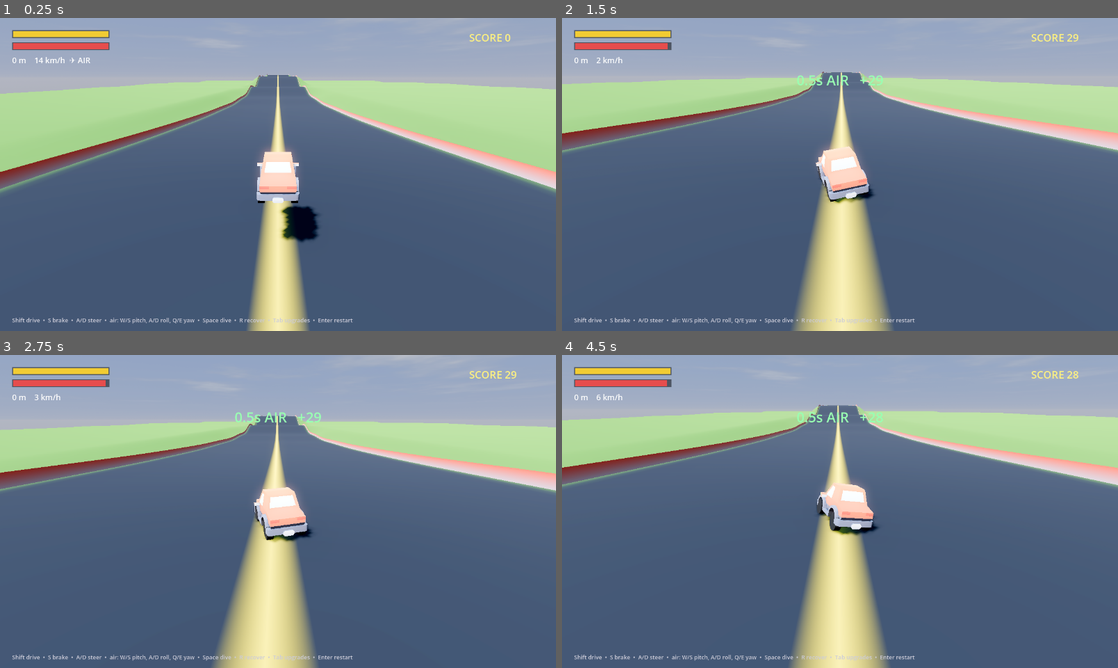
Above: before the commit, frames 1-4 (two rows, left to right).
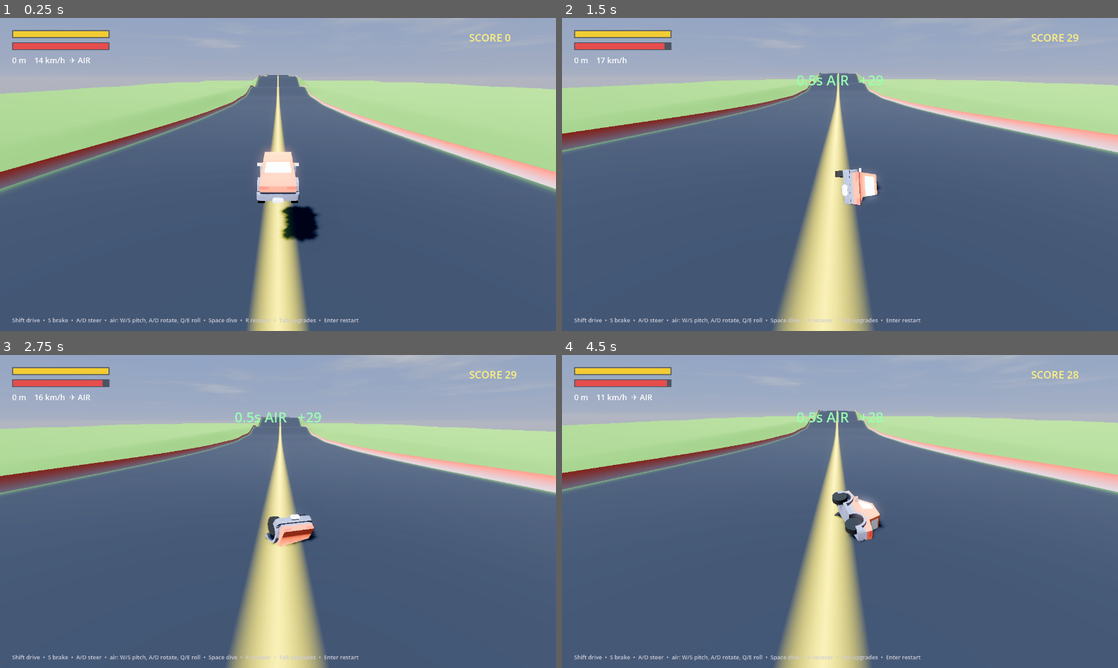
Above: after the commit, the same moments.

Repository: MilkManManiac/HillClimbRacer
Game: Godot game, scene res://scenes/HillClimb.tscn
Same seed, same stepped clock (60 frames per second), same inputs: the game is played once before the commit and once after it.
Inputs (mouse positions are in pixels of both pictures, inside the frame that each line leads up to):
- Up to frame 1 (0.25 s): no input
- Up to frame 2 (1.5 s): tap Enter at 0.5 s; move the mouse to (962, 158) at 0.52 s; hold D (turn_right) 0.53-1.25 s; hold Q 0.53-1.25 s; click (962, 158) at 0.67 s; tap Space at 0.77 s; drag from (728, 190) to (812, 237) at 1.27 s
- Up to frame 3 (2.75 s): move the mouse to (333, 442) at 2.02 s; hold D (turn_right) from 2.03 s (still down); hold Q from 2.03 s (still down)
- Up to frame 4 (4.5 s): release D (turn_right) at 2.75 s; release Q at 2.75 s; drag from (812, 574) to (673, 464) at 2.77 s; move the mouse to (1006, 558) at 3.52 s; hold A (turn_left) 3.53-4.25 s; hold Q 3.53-4.25 s; tap Enter at 3.6 s; tap Space at 3.77 s; drag from (673, 464) to (756, 433) at 4.27 s

The runs differ from the first frame. In frame 1, 0.2% of the frame differs, in the area x 29-65%, y 95-98%; in frame 2, 9.6%; in frame 3, 9.3%; in frame 4, 14%, in the area x 0-100%, y 12-100%.

Commit message:
HC: fix landing momentum loss (body no longer scrubs on terrain), swap air yaw/roll
- Terrain on collision layer 1 (suspension raycasts), guardrails on layer 2; car body
  collision_mask=2 so the chassis only hits rails, never drags on the ground when
  landing -> momentum preserved (remaining drop at high speed is just the soft cap)
- Air controls swapped: A/D = yaw (rotate), Q/E = roll

Co-Authored-By: Claude Opus 4.8 (1M context) <noreply@anthropic.com>

Diff:
--- a/scripts/hc/HCCar.gd
+++ b/scripts/hc/HCCar.gd
@@ -60,6 +60,9 @@
 	gravity_scale = 0.0          # we apply gravity manually; avoid double gravity
 	angular_damp = 0.2
 	linear_damp = 0.01           # very low so momentum carries (fast arcade feel)
+	# the body only collides with guardrails (layer 2); the TERRAIN (layer 1) is handled
+	# by the suspension raycasts, so a landing never scrubs speed on the chassis box
+	collision_mask = 2
 	center_of_mass_mode = RigidBody3D.CENTER_OF_MASS_MODE_CUSTOM
 	center_of_mass = Vector3(0, -0.4, 0)
 	fuel = max_fuel
@@ -149,14 +152,14 @@
 		var pitch := pitch_in                      # W nose up / S nose down
 		if diving:
 			pitch -= 1.0                           # dive also pitches the nose down
-		var yaw := 0.0
-		if Input.is_key_pressed(KEY_Q): yaw += 1.0
-		if Input.is_key_pressed(KEY_E): yaw -= 1.0
-		apply_torque(right * pitch * air_pitch_torque * mass)
-		apply_torque(fwd * -steer_in * air_roll_torque * mass)
-		apply_torque(up * yaw * air_yaw_torque * mass)
+		var qe := 0.0
+		if Input.is_key_pressed(KEY_Q): qe += 1.0
+		if Input.is_key_pressed(KEY_E): qe -= 1.0
+		apply_torque(right * pitch * air_pitch_torque * mass)   # W/S = pitch
+		apply_torque(up * steer_in * air_yaw_torque * mass)     # A/D = yaw (rotate)
+		apply_torque(fwd * qe * air_roll_torque * mass)         # Q/E = roll
 		# arrest rotation quickly once the controls are released
-		var rot_input: float = absf(pitch) + absf(steer_in) + absf(yaw)
+		var rot_input: float = absf(pitch) + absf(steer_in) + absf(qe)
 		if rot_input < 0.15:
 			angular_velocity = angular_velocity.lerp(Vector3.ZERO, 1.0 - exp(-10.0 * delta))
 		# air-guidance upgrade: a slow correction back toward the road center (x=0)
--- a/scripts/hc/HCMain.gd
+++ b/scripts/hc/HCMain.gd
@@ -274,7 +274,7 @@
 	hint.position = Vector2(28, -34)
 	hint.add_theme_font_size_override("font_size", 13)
 	hint.add_theme_color_override("font_color", Color(0.8, 0.8, 0.85))
-	hint.text = "Shift drive  •  S brake  •  A/D steer  •  air: W/S pitch, A/D roll, Q/E yaw  •  Space dive  •  R recover  •  Tab upgrades  •  Enter restart"
+	hint.text = "Shift drive  •  S brake  •  A/D steer  •  air: W/S pitch, A/D rotate, Q/E roll  •  Space dive  •  R recover  •  Tab upgrades  •  Enter restart"
 	layer.add_child(hint)
 
 func _bar_bg(layer: CanvasLayer, pos: Vector2, col: Color) -> void:
--- a/scripts/hc/HCTerrain.gd
+++ b/scripts/hc/HCTerrain.gd
@@ -180,6 +180,13 @@
 	mat.cull_mode = BaseMaterial3D.CULL_DISABLED
 	mi.material_override = mat
 	container.add_child(mi)
-	mi.create_trimesh_collision()
+	# guardrail collision on layer 2 (the car body collides with this, not the terrain)
+	var body := StaticBody3D.new()
+	body.collision_layer = 2
+	body.collision_mask = 0
+	var cs := CollisionShape3D.new()
+	cs.shape = mi.mesh.create_trimesh_shape()
+	body.add_child(cs)
+	container.add_child(body)
 	add_child(container)
 	return container
--- a/tests/HCDrive.gd
+++ b/tests/HCDrive.gd
@@ -1,7 +1,7 @@
 extends Node
 var _f := 0
 var _car: RigidBody3D
-var _maxs := 0.0; var _airf := 0
+var _pre := 0.0; var _was_air := false; var _done := false
 func _ready() -> void:
 	var s: Node = load("res://scenes/HillClimb.tscn").instantiate()
 	add_child(s)
@@ -11,10 +11,15 @@
 func _physics_process(_d: float) -> void:
 	_f += 1
 	if _car == null: return
-	if _f > 60: Input.action_press("accelerate")
-	if _f > 60:
-		_maxs = maxf(_maxs, _car.call("get_speed_kmh"))
-		if _car.get("airborne"): _airf += 1
-	if _f == 1000:
-		print("[hc] dist=%.0f topspeed=%.0f airframes=%d" % [_car.get("distance"), _maxs, _airf])
+	if _f == 80:
+		print("[hc] settled y=%.2f grounded=%s" % [_car.global_position.y, str(not _car.get("airborne"))])
+	if _f > 80: Input.action_press("accelerate")
+	var air: bool = _car.get("airborne")
+	if air and not _was_air: _pre = _car.call("get_speed_kmh")
+	if not air and _was_air and _pre > 70.0 and not _done:
+		_done = true
+		var post: float = _car.call("get_speed_kmh")
+		print("[hc] jump %.0f -> land %.0f kmh (retained %.0f%%)" % [_pre, post, 100.0*post/_pre])
 		get_tree().quit()
+	_was_air = air
+	if _f > 2500: print("[hc] no big jump captured"); get_tree().quit()
